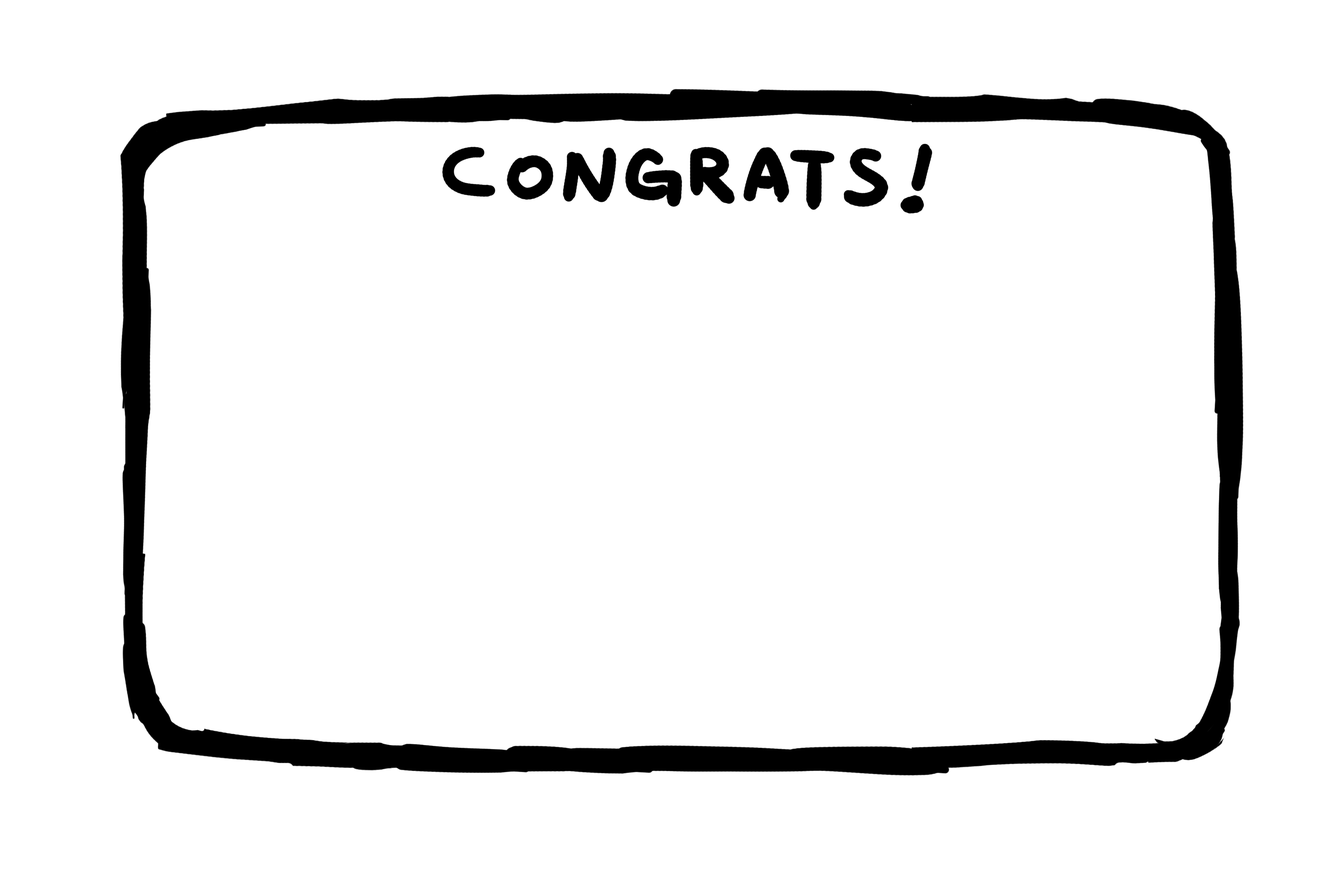
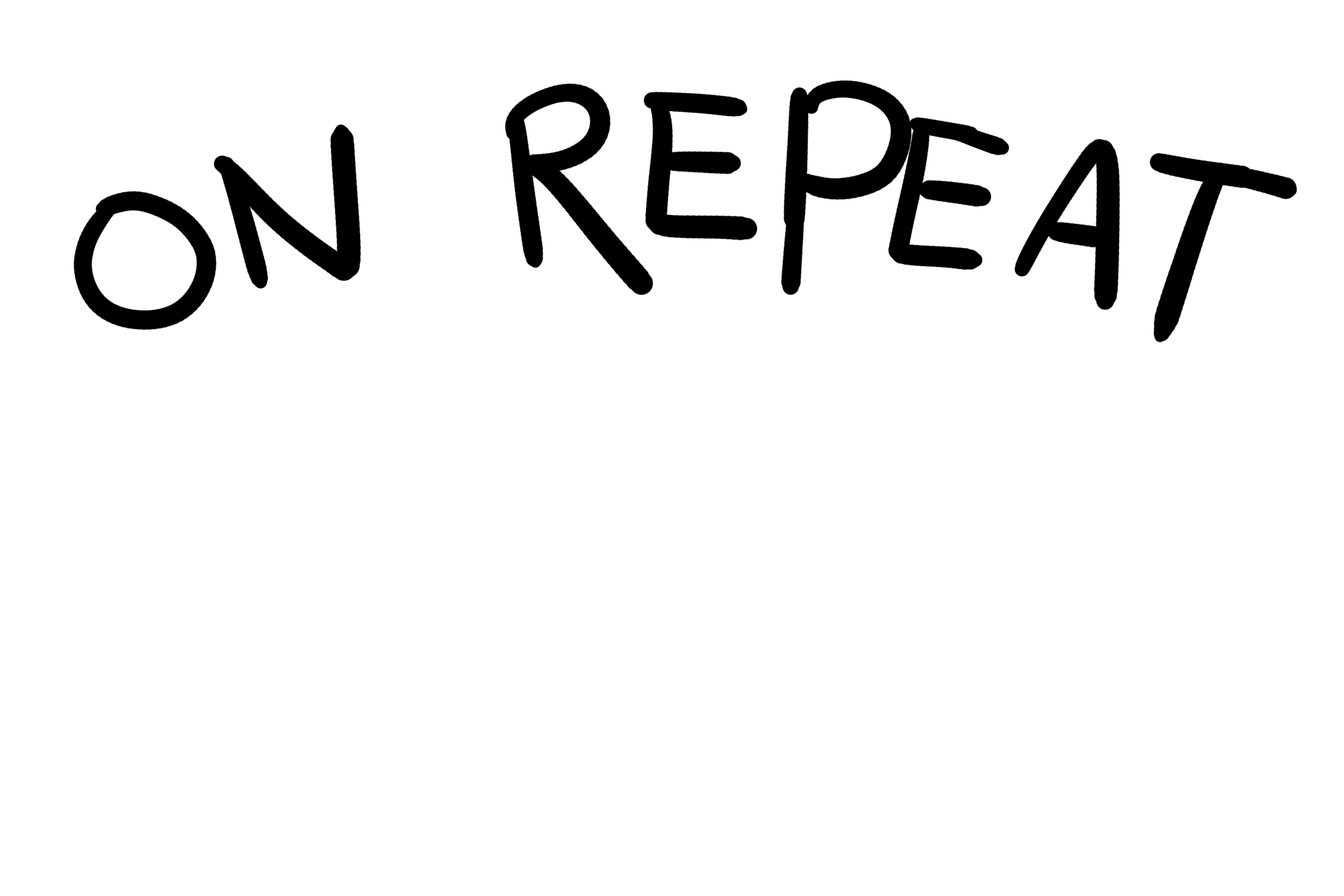
Layer changes from the first (1344, 896) image to the second:
added layer "Layer 4" above "Layer 3" over [left=73, top=79, right=1297, bottom=343]
hid "Layer 2" over [left=442, top=143, right=932, bottom=214]
hid "Layer 1" over [left=119, top=88, right=1244, bottom=776]
